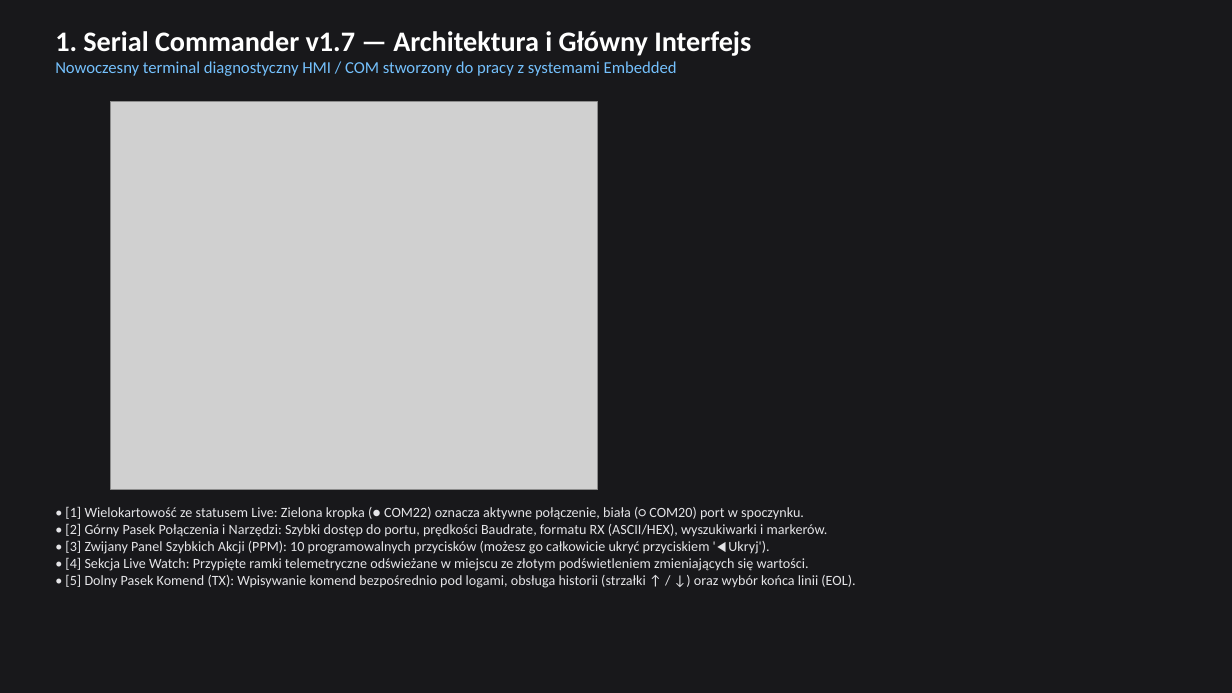
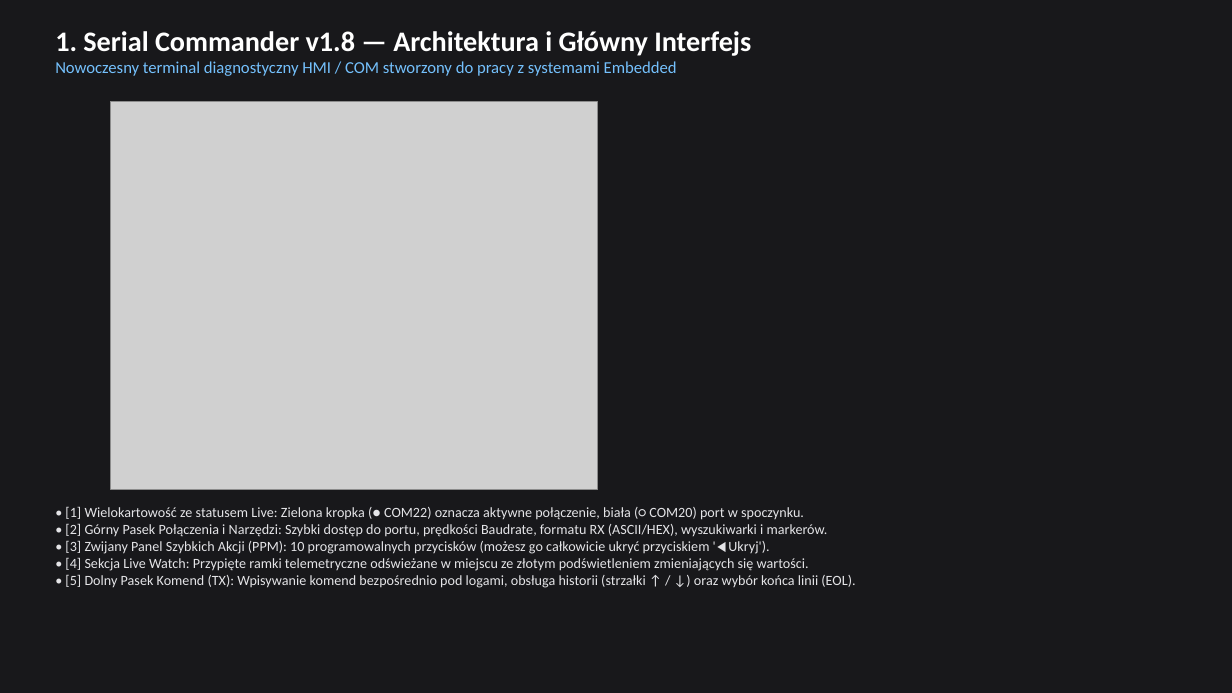
Before and after one commit to hymix/serial_commander, a slide deck: slide 1 of build_docs/Serial_Commander_Prezentacja.pptx. Drawn at 1232x693 pixels with LibreOffice and Linux fonts; fonts in the diff are those of the drawing; grey boxes stand for pictures. Boxes give left, top, right and bottom in pixels: in the first picture for what was removed or moved away, otherwise in the second. Text is boxed around its words. In the diff, an @@ line names an element or a change of style, - is before the commit and + after.

```diff
--- a/build_docs/Serial_Commander_Prezentacja.pptx
+++ b/build_docs/Serial_Commander_Prezentacja.pptx
@@ text at [55,31,751,56]: text changed @@
-1. Serial Commander v1.7 — Architektura i Główny Interfejs
+1. Serial Commander v1.8 — Architektura i Główny Interfejs
```
Also in this commit, not shown: 4 other slides changed, 1 slide added, 9 other files.
